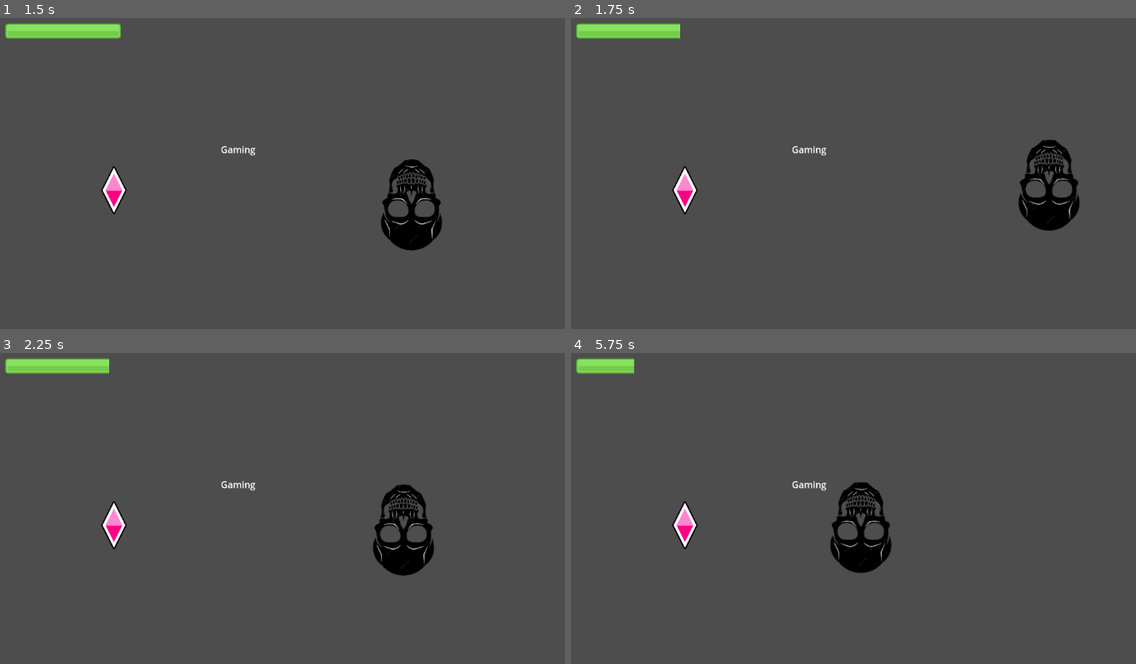
Above: before the commit, frames 1-4 (two rows, left to right).
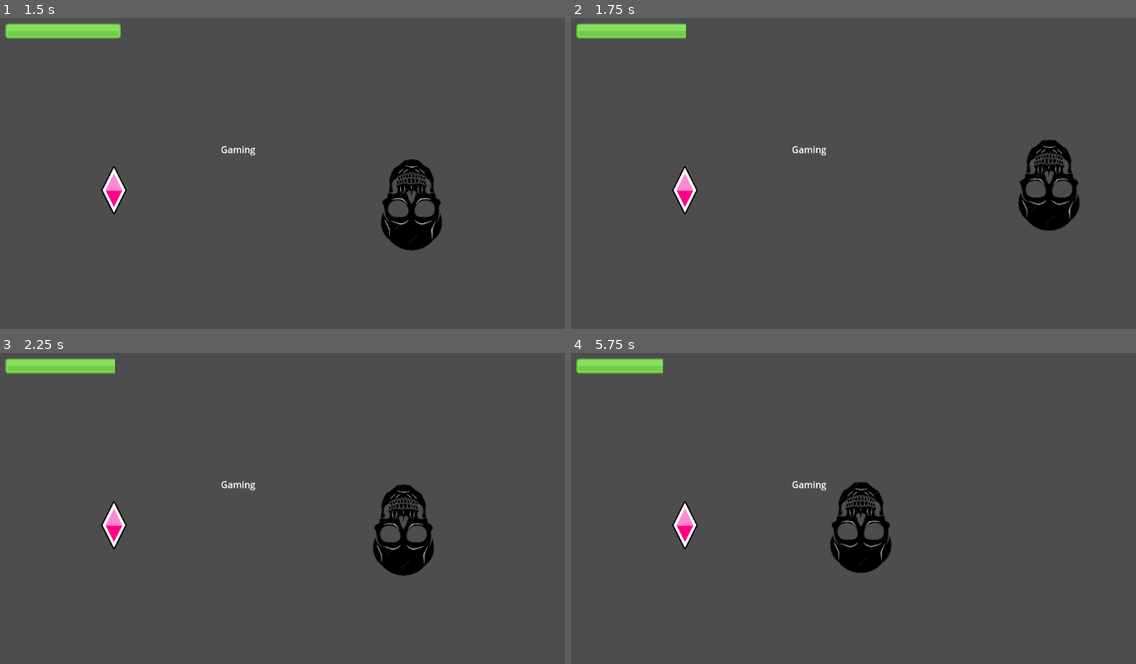
Above: after the commit, the same moments.

Repository: vaarnio/purgatory-gmtk2023
Game: Godot game, scene res://scenes/menu.tscn
The game is run twice, just before and just after one commit, with the same random seed, the same clock (stepped at 60 frames per second) and the same inputs.
Inputs (mouse positions are in pixels of both pictures, inside the frame that each line leads up to):
- Up to frame 1 (1.5 s): click "Play" at 0.5 s; tap Enter at 1.25 s; move the mouse to (480, 185) at 1.27 s
- Up to frame 2 (1.75 s): no input
- Up to frame 3 (2.25 s): tap Space at 2 s; move the mouse to (197, 558) at 2.02 s
- Up to frame 4 (5.75 s): move the mouse to (966, 455) at 2.77 s; move the mouse to (870, 614) at 3.52 s; move the mouse to (1102, 595) at 4.27 s; move the mouse to (700, 483) at 5.02 s

Frame 1 is identical in both runs. In frame 2, less than 0.1% of the frame differs, in the area x 19-21%, y 1-7%; in frame 3, less than 0.1%; in frame 4, 0.3%, in the area x 11-17%, y 1-7%.

Commit message:
Added basic frenemy implementation

Diff:
--- /dev/null
+++ b/prefabs/frenemy.tscn
@@ -0,0 +1,12 @@
+[gd_scene load_steps=3 format=3 uid="uid://c5m44qhpa8n54"]
+
+[ext_resource type="Script" path="res://scripts/Frenemy.gd" id="1_ibxak"]
+[ext_resource type="Texture2D" uid="uid://dtb8p3j42wqtc" path="res://assets/icon.svg" id="2_ieark"]
+
+[node name="Frenemy" type="CharacterBody2D"]
+position = Vector2(609, 129)
+script = ExtResource("1_ibxak")
+
+[node name="Sprite2D" type="Sprite2D" parent="."]
+scale = Vector2(0.490234, 0.443359)
+texture = ExtResource("2_ieark")
--- /dev/null
+++ b/scripts/Frenemy.gd
@@ -0,0 +1,19 @@
+extends CharacterBody2D
+
+@export var speed: int = 100
+@export var target: Vector2 = Vector2(0,0)
+
+func _ready():
+	pass
+
+func _physics_process(delta):
+	velocity = position.direction_to(target) * speed
+	# look_at(target)
+	if position.distance_to(target) > 5:
+		move_and_slide()
+
+func set_target(value):
+	self.target = value
+
+func set_speed(value):
+	self.speed = value
--- a/scripts/Player.gd
+++ b/scripts/Player.gd
@@ -24,6 +24,6 @@
 		move_and_slide()
 
 func on_Timer_timeout():
-	PlayerVariables.take_damage(10)
+	PlayerVariables.take_damage(5)
 	healthbar.value = PlayerVariables.health
 	print(PlayerVariables.health)
